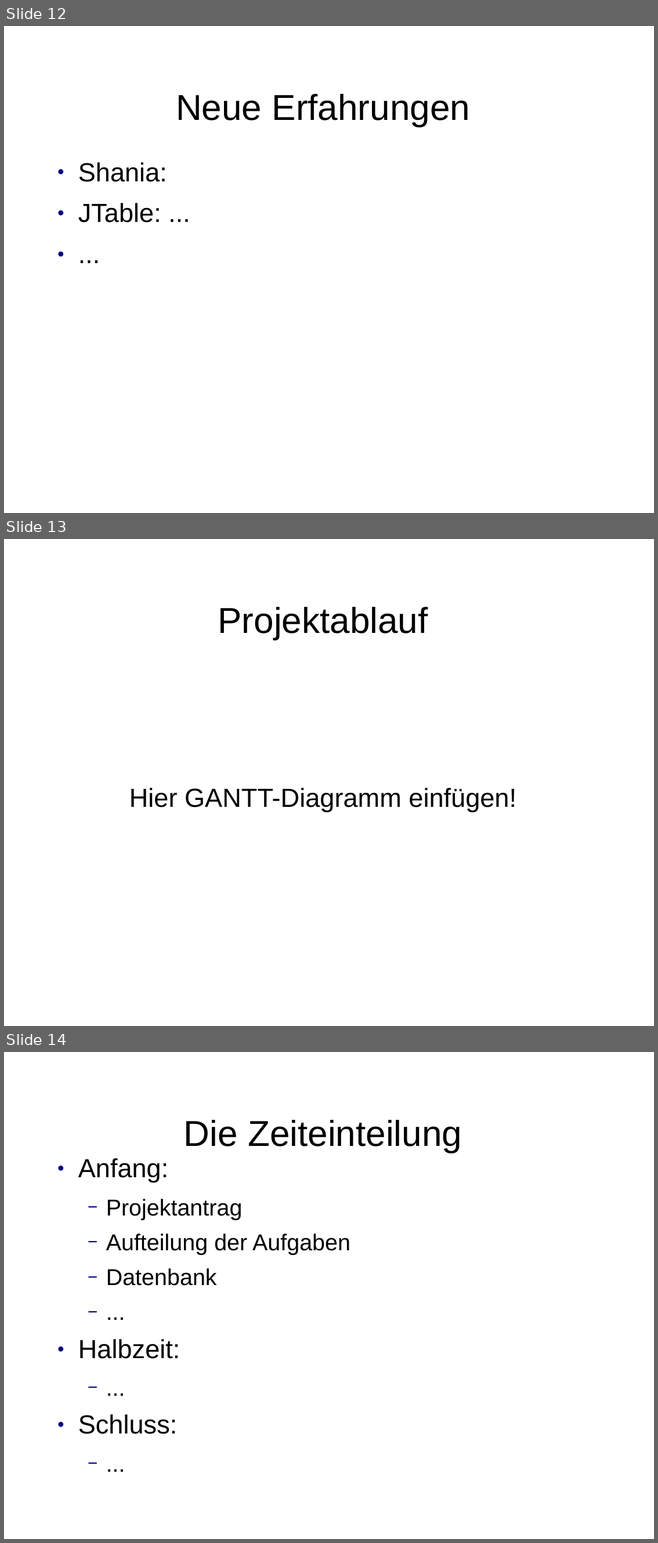
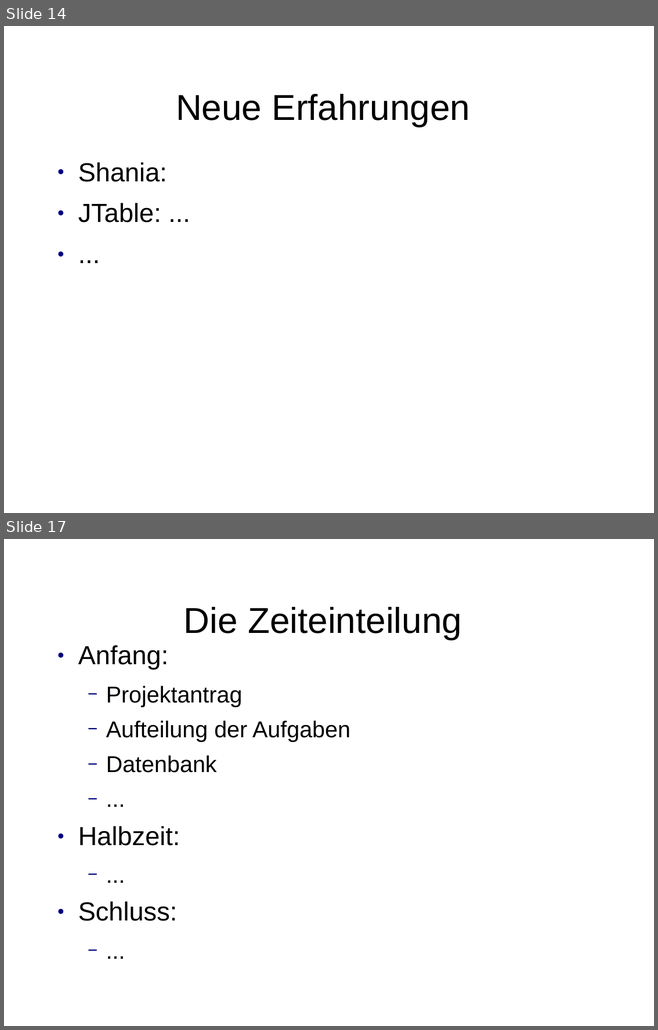
Before and after one commit to ShaniaAllhusen/Mittelstufenprojekt, a slide deck: Projekt-Präsentation.ppt. Shown one above the other, each under a label of ours: slides 12, 13 and 14 before the commit, slides 14 and 17 after it; the slides between them are not shown. The pictures are 658x1543 and 658x1030 pixels, drawn with LibreOffice and Linux fonts; fonts in the diff are those of the drawing. Boxes give left, top, right and bottom in pixels: in the first picture for what was removed or moved away, otherwise in the second. Text is boxed around its words. In the diff, an @@ line names an element or a change of style, - is before the commit and + after.

Commit message:
Aktualisierung Projekt-Präsentation

```diff
--- a/Projekt-Präsentation.ppt
+++ b/Projekt-Präsentation.ppt
@@ slide 13 removed at (x1=4, y1=539, x2=654, y2=1026), background #FFFFFF @@
@@ title removed at (x1=218, y1=607, x2=428, y2=639) @@
-Projektablauf
@@ subtitle removed at (x1=129, y1=788, x2=516, y2=812) @@
-Hier GANTT-Diagramm einfügen!
@@ what was slide 12 is now slide 14 @@
@@ what was slide 14 is now slide 17 @@
```
Also in this commit, not shown: 3 slides changed, 6 slides added, 2 other slides removed.
